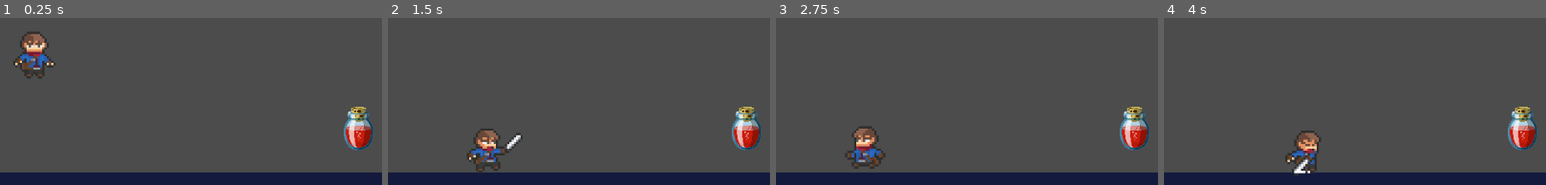
Above: before the commit, frames 1-4 (left to right).
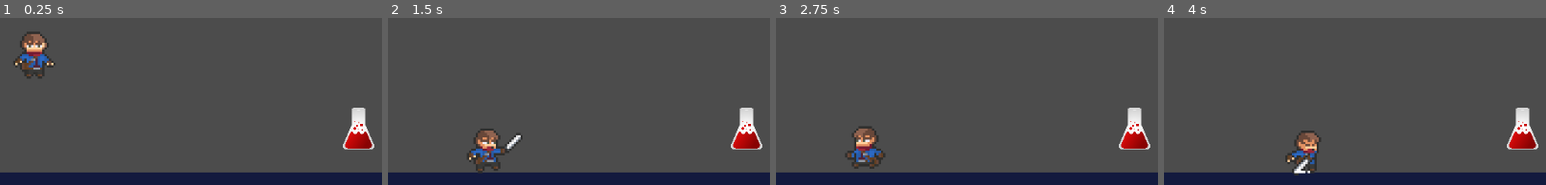
Above: after the commit, the same moments.

Repository: RodrigoSonego/the-beasts-call
Game: Godot game, scene res://scenes/TestLevel.tscn
Same seed, same stepped clock (60 frames per second), same inputs: the game is played once before the commit and once after it.
Inputs:
- Up to frame 1 (0.25 s): no input
- Up to frame 2 (1.5 s): hold Right (move_right) from 0.53 s (still down); tap Z (attack) at 0.6, 1.35 s; tap Up (jump) at 0.77 s
- Up to frame 3 (2.75 s): tap Up (jump) at 1.52 s; release Right (move_right) at 2.03 s; hold Left (move_left) from 2.03 s (still down); tap Z (attack) at 2.1 s
- Up to frame 4 (4 s): release Left (move_left) at 2.78 s; hold Right (move_right) from 2.78 s (still down); tap Z (attack) at 2.85, 3.6 s; tap Up (jump) at 3.02, 3.77 s
The pictures show only the part of the screen within x 10-60%, y 45-95%; the shares and areas given below are measured in that part.

The runs differ from the first frame. In frame 1, 1.5% of the frame differs, in the area x 89-98%, y 53-80%; in frame 2, 1.5%; in frame 3, 1.5%; in frame 4, 1.5%.

Commit message:
feature: health potion interactions

Diff:
--- a/scenes/Items/Potion.tscn
+++ b/scenes/Items/Potion.tscn
@@ -1,13 +1,14 @@
 [gd_scene load_steps=4 format=2]
 
-[ext_resource path="res://sprites/items/TWW_Red_Potion_Artwork.png" type="Texture" id=1]
+[ext_resource path="res://sprites/items/potion.png" type="Texture" id=1]
 [ext_resource path="res://scripts/HpPotion.gd" type="Script" id=2]
 
 [sub_resource type="RectangleShape2D" id=1]
-extents = Vector2( 26, 33 )
+extents = Vector2( 22, 30.5 )
 
 [node name="Potion" type="Area2D"]
-collision_layer = 4
+collision_layer = 0
+monitorable = false
 script = ExtResource( 2 )
 
 [node name="Sprite" type="Sprite" parent="."]
@@ -15,6 +16,7 @@
 texture = ExtResource( 1 )
 
 [node name="CollisionShape2D" type="CollisionShape2D" parent="."]
+position = Vector2( 0, -0.5 )
 shape = SubResource( 1 )
 
 [connection signal="area_entered" from="." to="." method="_on_Potion_area_entered" flags=6]
--- a/scenes/TestLevel.tscn
+++ b/scenes/TestLevel.tscn
@@ -41,6 +41,7 @@
 
 [node name="Player" parent="." instance=ExtResource( 2 )]
 position = Vector2( 147, 305 )
+hp = 2
 
 [node name="Potion" parent="." instance=ExtResource( 3 )]
 position = Vector2( 583, 501 )
--- a/scenes/actors/Player.tscn
+++ b/scenes/actors/Player.tscn
@@ -271,9 +271,9 @@
 states/attack/node = SubResource( 9 )
 states/attack/position = Vector2( 337, 250 )
 states/die/node = SubResource( 36 )
-states/die/position = Vector2( 296.253, 523.511 )
+states/die/position = Vector2( 259.253, 531.511 )
 states/idle/node = SubResource( 10 )
-states/idle/position = Vector2( 704, 299.799 )
+states/idle/position = Vector2( 686, 250 )
 states/jump/node = SubResource( 11 )
 states/jump/position = Vector2( 1082, 128 )
 states/jump_attack/node = SubResource( 28 )
@@ -285,7 +285,7 @@
 transitions = [ "idle", "attack", SubResource( 13 ), "attack", "idle", SubResource( 14 ), "idle", "walk", SubResource(  …(1077 unchanged characters)…
 start_node = "idle"
 end_node = "die"
-graph_offset = Vector2( -601.845, 73.7956 )
+graph_offset = Vector2( -159.35, 39.7005 )
 
 [sub_resource type="AnimationNodeStateMachinePlayback" id=24]
 
@@ -300,7 +300,7 @@
 texture = ExtResource( 1 )
 hframes = 13
 vframes = 16
-frame = 6
+frame = 12
 
 [node name="AttackHitbox" type="Area2D" parent="SpritePivot/Sprite"]
 position = Vector2( 9.33333, 5.33334 )
--- a/scripts/HpPotion.gd
+++ b/scripts/HpPotion.gd
@@ -6,6 +6,7 @@
 	var player_root = area.get_node("..")
 	if player_root is Player:
 		apply_effect(player_root)
+		queue_free()
 
 func apply_effect(player: Player):
 	player.heal(heal_amount)
--- a/scripts/Player.gd
+++ b/scripts/Player.gd
@@ -8,7 +8,6 @@
 export var attack_knockback := 500.0
 
 func _ready():
-	hp = 1
 	anim_state_machine = $AnimationTree.get("parameters/playback")
 
 func _physics_process(_delta):
@@ -117,7 +116,5 @@
 		enemy.take_damage()
 		enemy.take_knockback(attack_knockback * get_node("SpritePivot").scale.x)
 
-
-
 func _on_Hurtbox_area_entered(area):
 	take_damage()
Binary file removed: sprites/items/TWW_Red_Potion_Artwork.png
Binary file added: sprites/items/potion.png
Not shown, changed: sprites/items/potion.png.import
